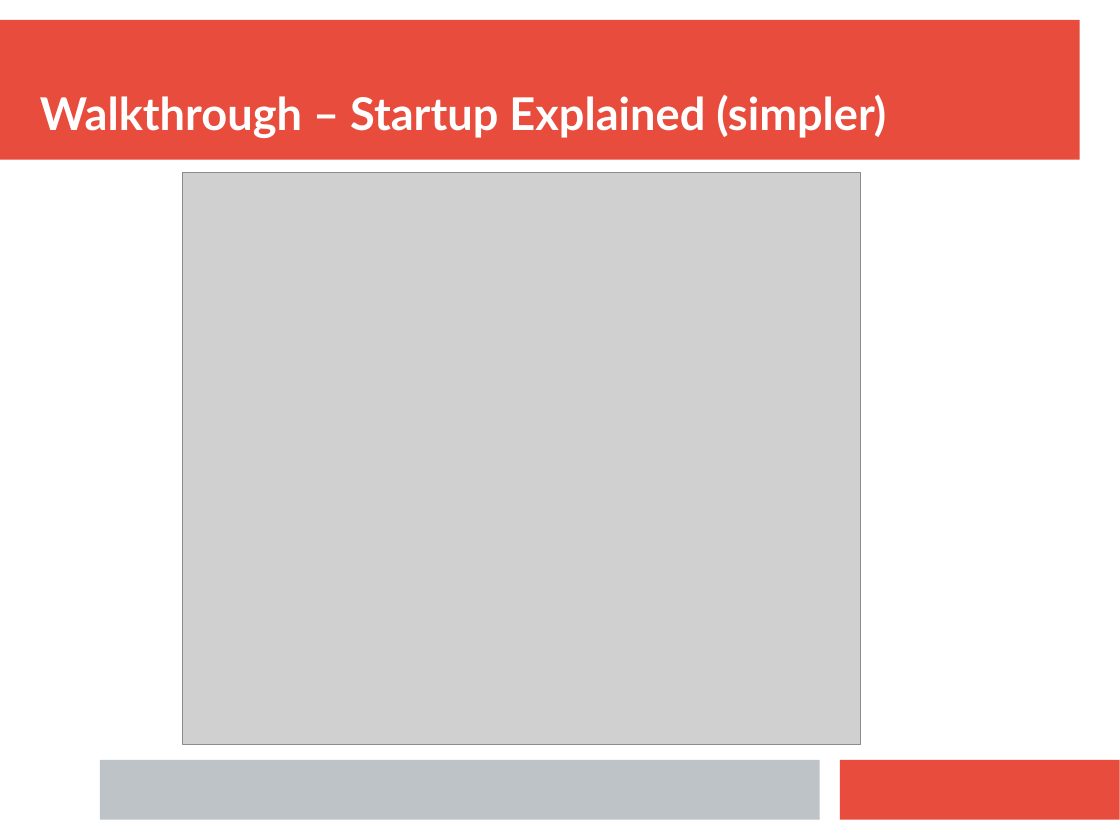
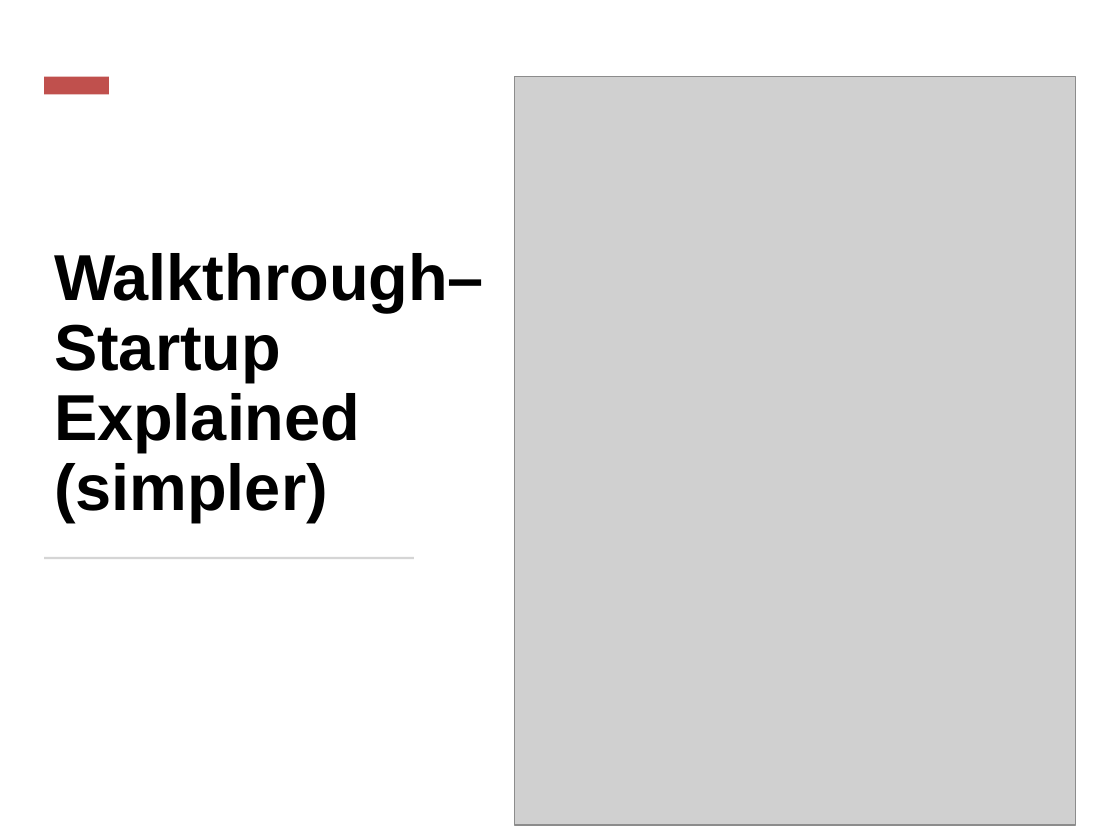
Before and after one commit to ianmiell/bash-next-steps, a slide deck: slide 23 of slides/bash_next_steps.pptx. Drawn at 1120x840 pixels with LibreOffice and Linux fonts; fonts in the diff are those of the drawing; grey boxes stand for pictures. Boxes give left, top, right and bottom in pixels: in the first picture for what was removed or moved away, otherwise in the second. Text is boxed around its words. In the diff, an @@ line names an element or a change of style, - is before the commit and + after.

```diff
--- a/slides/bash_next_steps.pptx
+++ b/slides/bash_next_steps.pptx
@@ rectangle added at (0,0,1120,840), fill #FFFFFF @@
@@ rectangle added at (45,76,110,95), fill #C0504D @@
@@ picture: place and size @@
-picture at (183,173,861,744)
+picture at (514,76,1075,825)
@@ text at (54,253,484,522): text changed; size 32 to 46 pt; font Lato to Arial; text colour #FFFFFF to #000000 @@
-Walkthrough – Startup Explained (simpler)
+Walkthrough– Startup Explained (simpler)
@@ rectangle added at (44,557,414,559), fill #D5D5D5 @@
@@ rectangle removed at (100,760,819,820) @@
```
Also in this commit, not shown: 24 other slides changed, 1 other file.
